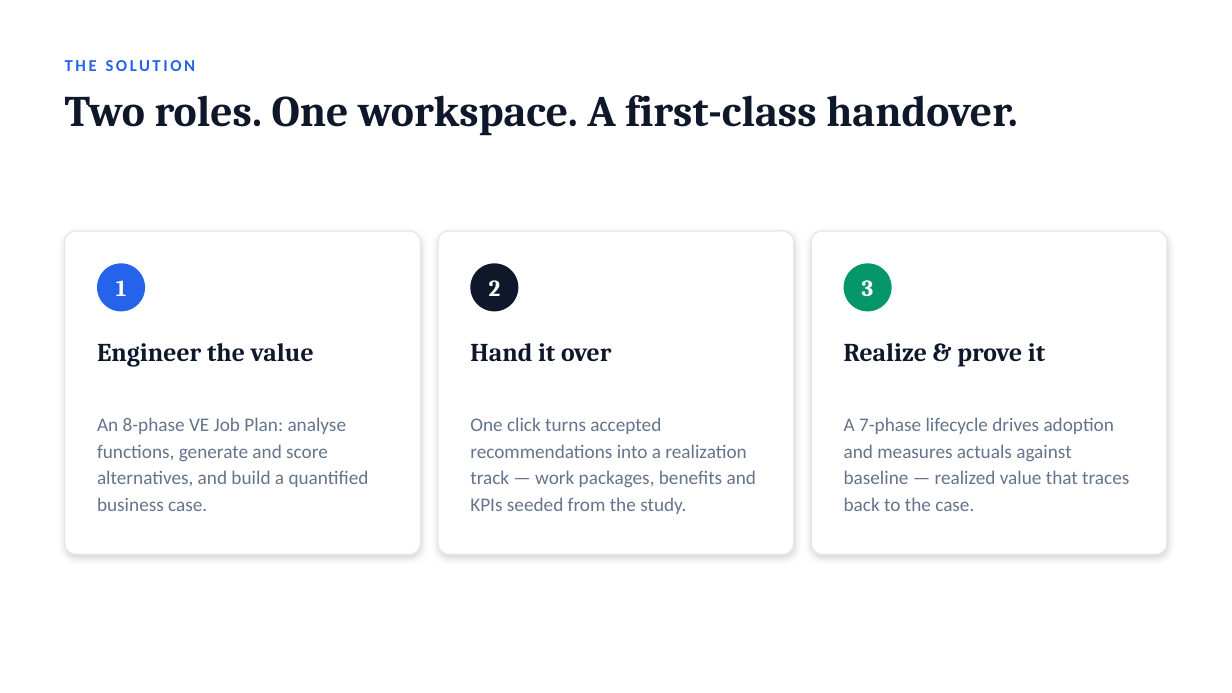
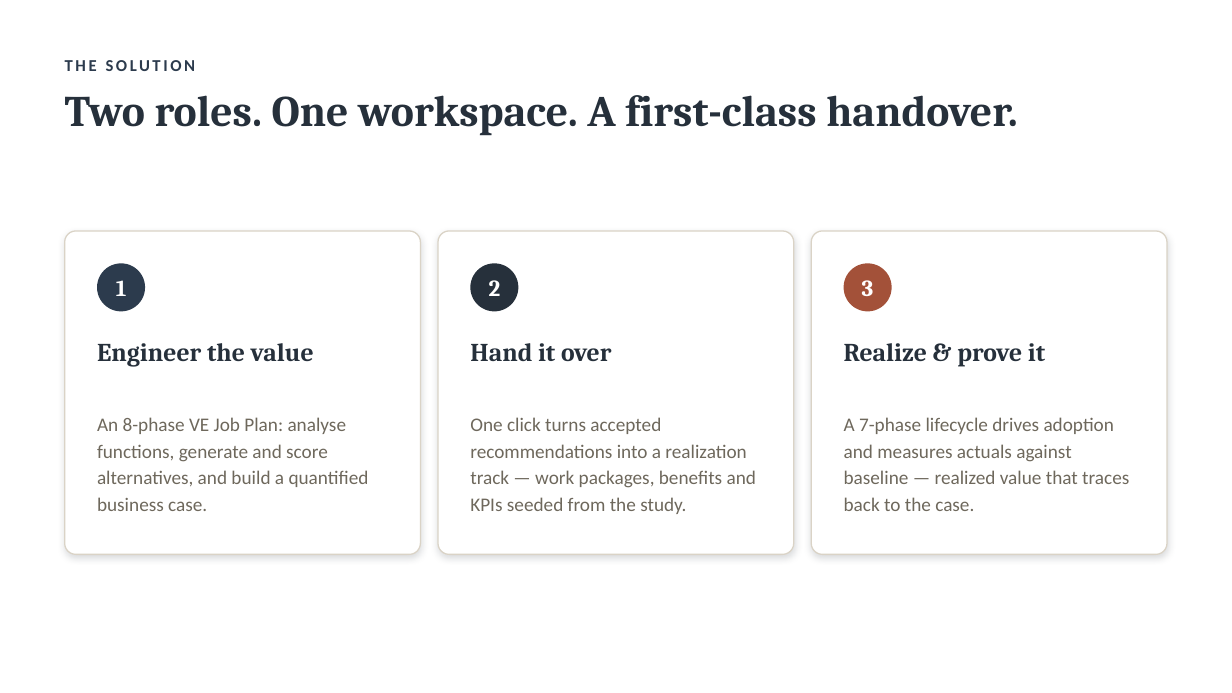
Before and after one commit to paulojorge1963/value-lifecycle-platform, a slide deck: slide 3 of demo-kit/ValueLifecycle-Solution-Overview.pptx. Drawn at 1232x693 pixels with LibreOffice and Linux fonts; fonts in the diff are those of the drawing. Boxes give left, top, right and bottom in pixels: in the first picture for what was removed or moved away, otherwise in the second. Text is boxed around its words. In the diff, an @@ line names an element or a change of style, - is before the commit and + after.

```diff
--- a/demo-kit/ValueLifecycle-Solution-Overview.pptx
+++ b/demo-kit/ValueLifecycle-Solution-Overview.pptx
@@ text "THE SOLUTION" at <box>65,60,196,71</box>: text colour #2563EB to #2C3B4D @@
@@ outline #E5E7EB 1 pt to #DAD3C6 1 pt; shadow changed in 3 elements at <box>65,231,421,555</box>, <box>438,231,794,555</box>, <box>811,231,1167,555</box> @@
@@ ellipse at <box>97,263,145,311</box>: fill #2563EB to #2C3B4D @@
@@ ellipse at <box>470,263,518,311</box>: fill #0F172A to #26303B @@
@@ ellipse at <box>844,263,892,311</box>: fill #059669 to #A35139 @@
@@ text colour #0F172A to #26303B in 4 elements at <box>65,95,1018,136</box>, <box>97,343,314,366</box>, <box>470,343,612,361</box>, <box>844,343,1045,366</box> @@
@@ text colour #64748B to #6E685C in 3 elements at <box>97,417,369,511</box>, <box>470,417,756,514</box>, <box>844,417,1129,511</box> @@
```
Also in this commit, not shown: 14 other slides changed, 16 other files.
